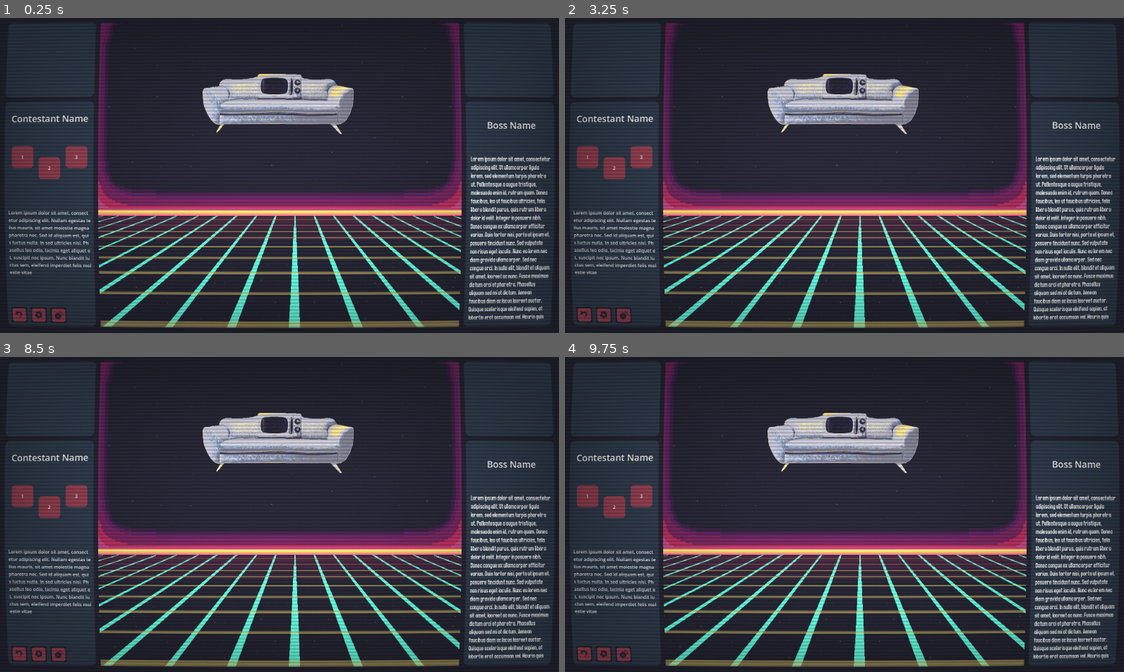
Above: before the commit, frames 1-4 (two rows, left to right).
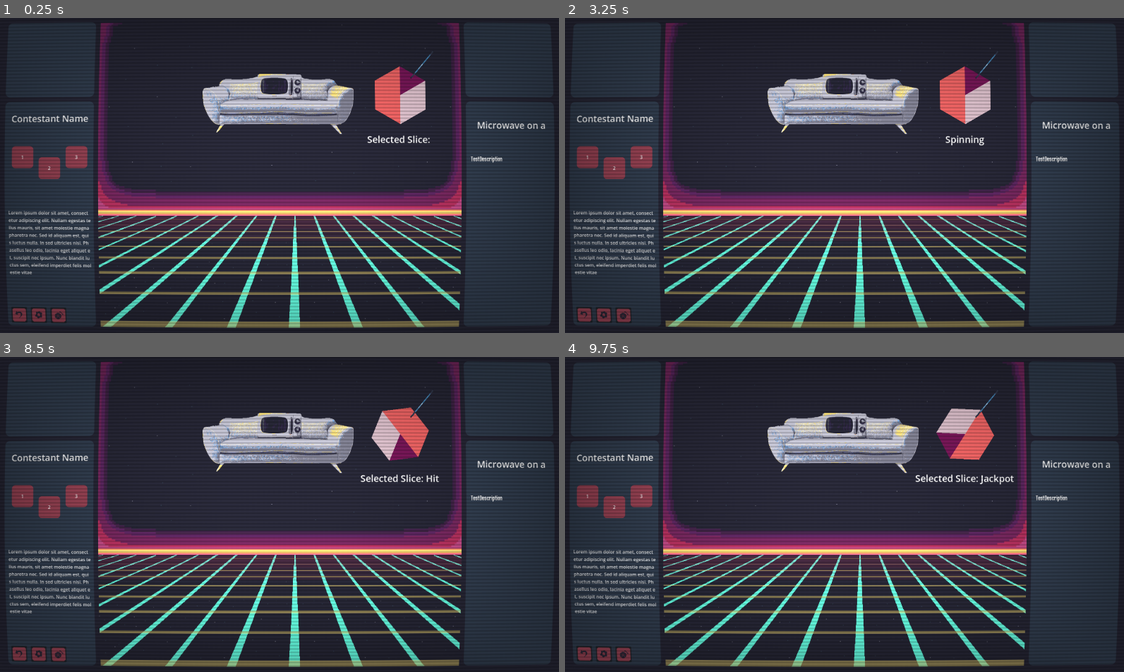
Above: after the commit, the same moments.

Repository: Dragos-F/spinner-autobattler
Game: Godot game, scene res://Scenes/MainScene.tscn
Two runs of this game, one before a commit and one after it. Both use one fixed random seed, a clock stepped at 60 frames per second and the inputs below. This scene is started directly instead of the project's main scene. The engine's default icon, where the game draws it, is replaced by a stand-in: a white triangle on a blue panel in a dark square.
Inputs (mouse positions are in pixels of both pictures, inside the frame that each line leads up to):
- Up to frame 1 (0.25 s): no input
- Up to frame 2 (3.25 s): click (576, 317) at 0.5 s; click (598, 317) at 1.25 s; click (615, 317) at 2 s; tap Enter at 2.75 s; move the mouse to (967, 159) at 2.77 s; hold D from 2.78 s (still down); tap Space at 3.02 s
- Up to frame 3 (8.5 s): move the mouse to (167, 530) at 3.52 s; release D at 3.53 s; hold A 3.53-4.28 s; tap Space at 3.77, 5.27, 6.02, 6.77, 8.27 s; move the mouse to (335, 445) at 4.27 s; hold D 4.28-5.78 s; move the mouse to (251, 577) at 5.02 s; move the mouse to (447, 561) at 5.77 s; hold A 5.78-8.03 s; move the mouse to (111, 467) at 6.52 s; move the mouse to (307, 514) at 7.27 s; move the mouse to (195, 435) at 8.02 s; hold D from 8.03 s (still down)
- Up to frame 4 (9.75 s): keep holding D; move the mouse to (967, 498) at 8.77 s; tap Space at 9.02 s; move the mouse to (732, 530) at 9.52 s

The runs differ from the first frame. In frame 1, 4.5% of the frame differs, in the area x 65-99%, y 11-96%; in frame 2, 4.4%; in frame 3, 4.5%; in frame 4, 4.6%, in the area x 62-99%, y 11-96%.

Commit message:
Added enemy item wielding, enemy wheel loading, wheel re-generating

Diff:
--- a/Resources/Enemies/Microwave_Sofa.tres
+++ b/Resources/Enemies/Microwave_Sofa.tres
@@ -3,11 +3,13 @@
 [ext_resource type="Script" uid="uid://d3x3oteco8a5u" path="res://Scripts/enemy_template.gd" id="1_kso0c"]
 [ext_resource type="Texture2D" uid="uid://cx68bm1vlukjy" path="res://VisualAssets/Enemies/MicrowaveSofa.png" id="1_uqq3l"]
 [ext_resource type="Script" uid="uid://bgfl1jrent3ce" path="res://Scripts/item_brain.gd" id="2_pnpky"]
+[ext_resource type="Resource" uid="uid://5dp5l67r3ha5" path="res://Resources/Items/EnemyItems/MicrowaveSofa_item.tres" id="3_117km"]
 
 [resource]
 script = ExtResource("1_kso0c")
 Name = "Microwave on a Sofa"
 BaseHealth = 100
+Items = Array[ExtResource("2_pnpky")]([ExtResource("3_117km")])
 Type = 1
 Description = "TestDescription"
 Catchphrase = "TestCatchphrase"
--- /dev/null
+++ b/Resources/Items/EnemyItems/MicrowaveSofa_item.tres
@@ -0,0 +1,13 @@
+[gd_resource type="Resource" script_class="WheelItem" format=3 uid="uid://5dp5l67r3ha5"]
+
+[ext_resource type="Script" uid="uid://bgfl1jrent3ce" path="res://Scripts/item_brain.gd" id="1_130i1"]
+[ext_resource type="Script" uid="uid://cy01mun5xvl48" path="res://Scripts/generic_slice.gd" id="2_nunor"]
+[ext_resource type="Resource" uid="uid://duwcyo1w1emwl" path="res://Resources/Slices/Stumble.tres" id="3_huij6"]
+[ext_resource type="Resource" uid="uid://brede0qqo48qf" path="res://Resources/Slices/Hit.tres" id="4_3tl0i"]
+[ext_resource type="Resource" uid="uid://do72kvdg7yc2d" path="res://Resources/Slices/Jackpot.tres" id="5_4kopo"]
+
+[resource]
+script = ExtResource("1_130i1")
+cooldown = 4.0
+stats = Array[ExtResource("2_nunor")]([ExtResource("3_huij6"), ExtResource("3_huij6"), ExtResource("4_3tl0i"), ExtResource("4_3tl0i"), ExtResource("4_3tl0i"), ExtResource("5_4kopo")])
+metadata/_custom_type_script = "uid://bgfl1jrent3ce"
--- a/Resources/Items/TShirtCannon.tres
+++ b/Resources/Items/TShirtCannon.tres
@@ -4,11 +4,10 @@
 [ext_resource type="Script" uid="uid://cy01mun5xvl48" path="res://Scripts/generic_slice.gd" id="2_6pwm2"]
 [ext_resource type="Resource" uid="uid://bwfmjjdlijcyo" path="res://Resources/Slices/Stun.tres" id="3_yjpd5"]
 [ext_resource type="Resource" uid="uid://duwcyo1w1emwl" path="res://Resources/Slices/Stumble.tres" id="4_af0qr"]
-[ext_resource type="Resource" uid="uid://bq224hmhyl22a" path="res://Resources/Slices/Backfire.tres" id="5_qmkdh"]
 [ext_resource type="Resource" uid="uid://brede0qqo48qf" path="res://Resources/Slices/Hit.tres" id="6_r34m8"]
 
 [resource]
 script = ExtResource("1_rkysw")
 cooldown = 4.0
-stats = Array[ExtResource("2_6pwm2")]([ExtResource("3_yjpd5"), ExtResource("4_af0qr"), ExtResource("5_qmkdh"), ExtResource("6_r34m8"), ExtResource("6_r34m8")])
+stats = Array[ExtResource("2_6pwm2")]([ExtResource("3_yjpd5"), ExtResource("4_af0qr"), ExtResource("4_af0qr"), ExtResource("6_r34m8"), ExtResource("6_r34m8"), ExtResource("6_r34m8")])
 metadata/_custom_type_script = "uid://bgfl1jrent3ce"
--- a/Scenes/MainScene.tscn
+++ b/Scenes/MainScene.tscn
@@ -14,6 +14,11 @@
 [ext_resource type="Script" uid="uid://beya8h2388uo2" path="res://Scripts/game_manager.gd" id="10_4b75m"]
 [ext_resource type="Script" uid="uid://crtclueovnj4u" path="res://enemy_collection.gd" id="12_xb4mg"]
 [ext_resource type="Resource" uid="uid://bjy2m67jaj3j8" path="res://Resources/EnemyCollections/all_enemies.tres" id="13_6t1o7"]
+[ext_resource type="Script" uid="uid://co8ysbawm4o60" path="res://Scripts/wheel_brain.gd" id="15_enc0b"]
+[ext_resource type="Script" uid="uid://d230cyej1mx4c" path="res://Scripts/spin_control.gd" id="15_hx8n4"]
+[ext_resource type="Resource" uid="uid://3up33ktrl02l" path="res://Resources/Items/Mop.tres" id="17_c1ier"]
+[ext_resource type="Script" uid="uid://b4s8obyrwa5gj" path="res://Scripts/template_slice.gd" id="17_i0j58"]
+[ext_resource type="Script" uid="uid://cbgxtbomb3nex" path="res://Scripts/wheel_clicker.gd" id="19_i0j58"]
 
 [sub_resource type="StyleBoxTexture" id="StyleBoxTexture_hk511"]
 texture = ExtResource("1_7rqgy")
@@ -38,6 +43,9 @@
 shader_parameter/vignette_intensity = 0.3
 shader_parameter/grille_amount = 0.10000000475
 shader_parameter/brightness_boost = 1.2
+
+[sub_resource type="RectangleShape2D" id="RectangleShape2D_c1ier"]
+size = Vector2(128, 128)
 
 [node name="Node2D" type="Node" unique_id=704281934]
 
@@ -313,7 +321,74 @@
 grow_vertical = 2
 mouse_filter = 2
 
-[node name="GameManager" type="Node" parent="." unique_id=1200465407 node_paths=PackedStringArray("EnemyDisplay")]
+[node name="GameManager" type="Node" parent="." unique_id=1200465407 node_paths=PackedStringArray("EnemyDisplay", "EnemyTitleText", "EnemyDescriptionText", "PrimaryEnemyWheel")]
 script = ExtResource("10_4b75m")
 EnemyDisplay = NodePath("../UIParent/CenterPlayArea/EnemyImage")
+EnemyTitleText = NodePath("../UIParent/EnemyDescription/VBoxContainer/Control/Label")
+EnemyDescriptionText = NodePath("../UIParent/EnemyDescription/VBoxContainer/Control2/Label")
 EnemyCollections = Array[ExtResource("12_xb4mg")]([ExtResource("13_6t1o7")])
+PrimaryEnemyWheel = NodePath("../Node2D2/EnemyWheel")
+
+[node name="Node2D2" type="Node2D" parent="." unique_id=902537917 node_paths=PackedStringArray("test_clicker")]
+position = Vector2(413, -275)
+script = ExtResource("15_hx8n4")
+WaitTime = 0.5
+test_clicker = NodePath("../WheelClicker")
+
+[node name="EnemyWheel" type="Node2D" parent="Node2D2" unique_id=1788761542 node_paths=PackedStringArray("slice_template")]
+script = ExtResource("15_enc0b")
+item = ExtResource("17_c1ier")
+slice_template = NodePath("TemplatePolygon2D")
+
+[node name="TemplatePolygon2D" type="Polygon2D" parent="Node2D2/EnemyWheel" unique_id=140865641 node_paths=PackedStringArray("own_collision")]
+script = ExtResource("17_i0j58")
+own_collision = NodePath("Area2D/CollisionPolygon2D")
+collision_color = PackedColorArray(1, 0, 0, 1, 0.72655874, 0.7192172, 1, 1)
+
+[node name="Area2D" type="Area2D" parent="Node2D2/EnemyWheel/TemplatePolygon2D" unique_id=1468526469]
+z_index = 1
+
+[node name="CollisionPolygon2D" type="CollisionPolygon2D" parent="Node2D2/EnemyWheel/TemplatePolygon2D/Area2D" unique_id=1117899060]
+
+[node name="WheelClicker" type="Sprite2D" parent="." unique_id=1744799749 node_paths=PackedStringArray("result")]
+position = Vector2(491.15253, -382.00003)
+rotation = -2.4423409
+scale = Vector2(0.04000002, 1)
+texture = ExtResource("7_xb4mg")
+script = ExtResource("19_i0j58")
+result = NodePath("../Label")
+
+[node name="Area2D" type="Area2D" parent="WheelClicker" unique_id=1632297489]
+
+[node name="CollisionShape2D" type="CollisionShape2D" parent="WheelClicker/Area2D" unique_id=2035141470]
+shape = SubResource("RectangleShape2D_c1ier")
+
+[node name="Label" type="Label" parent="." unique_id=1201779992]
+offset_left = 195.0
+offset_top = -185.0
+offset_right = 626.00006
+offset_bottom = -60.0
+theme_override_font_sizes/font_size = 32
+text = "Selected Slice: "
+horizontal_alignment = 1
+vertical_alignment = 1
+
+[connection signal="mouse_entered" from="Node2D2/EnemyWheel/TemplatePolygon2D/Area2D" to="Node2D2/EnemyWheel/TemplatePolygon2D" method="_on_area_2d_mouse_entered"]
+[connection signal="mouse_exited" from="Node2D2/EnemyWheel/TemplatePolygon2D/Area2D" to="Node2D2/EnemyWheel/TemplatePolygon2D" method="_on_area_2d_mouse_exited"]
+[connection signal="mouse_entered" from="Node2D2/EnemyWheel/@Node2D@49015/TemplatePolygon2D/Area2D" to="Node2D2/EnemyWheel/@Node2D@49015/TemplatePolygon2D" method="_on_area_2d_mouse_entered"]
+[connection signal="mouse_exited" from="Node2D2/EnemyWheel/@Node2D@49015/TemplatePolygon2D/Area2D" to="Node2D2/EnemyWheel/@Node2D@49015/TemplatePolygon2D" method="_on_area_2d_mouse_exited"]
+[connection signal="mouse_entered" from="Node2D2/EnemyWheel/@Node2D@49016/TemplatePolygon2D/Area2D" to="Node2D2/EnemyWheel/@Node2D@49016/TemplatePolygon2D" method="_on_area_2d_mouse_entered"]
+[connection signal="mouse_exited" from="Node2D2/EnemyWheel/@Node2D@49016/TemplatePolygon2D/Area2D" to="Node2D2/EnemyWheel/@Node2D@49016/TemplatePolygon2D" method="_on_area_2d_mouse_exited"]
+[connection signal="mouse_entered" from="Node2D2/EnemyWheel/@Node2D@49017/TemplatePolygon2D/Area2D" to="Node2D2/EnemyWheel/@Node2D@49017/TemplatePolygon2D" method="_on_area_2d_mouse_entered"]
+[connection signal="mouse_exited" from="Node2D2/EnemyWheel/@Node2D@49017/TemplatePolygon2D/Area2D" to="Node2D2/EnemyWheel/@Node2D@49017/TemplatePolygon2D" method="_on_area_2d_mouse_exited"]
+[connection signal="mouse_entered" from="Node2D2/EnemyWheel/@Node2D@49018/TemplatePolygon2D/Area2D" to="Node2D2/EnemyWheel/@Node2D@49018/TemplatePolygon2D" method="_on_area_2d_mouse_entered"]
+[connection signal="mouse_exited" from="Node2D2/EnemyWheel/@Node2D@49018/TemplatePolygon2D/Area2D" to="Node2D2/EnemyWheel/@Node2D@49018/TemplatePolygon2D" method="_on_area_2d_mouse_exited"]
+[connection signal="mouse_entered" from="Node2D2/EnemyWheel/@Node2D@49019/TemplatePolygon2D/Area2D" to="Node2D2/EnemyWheel/@Node2D@49019/TemplatePolygon2D" method="_on_area_2d_mouse_entered"]
+[connection signal="mouse_exited" from="Node2D2/EnemyWheel/@Node2D@49019/TemplatePolygon2D/Area2D" to="Node2D2/EnemyWheel/@Node2D@49019/TemplatePolygon2D" method="_on_area_2d_mouse_exited"]
+[connection signal="mouse_entered" from="Node2D2/EnemyWheel/@Node2D@49020/TemplatePolygon2D/Area2D" to="Node2D2/EnemyWheel/@Node2D@49020/TemplatePolygon2D" method="_on_area_2d_mouse_entered"]
+[connection signal="mouse_exited" from="Node2D2/EnemyWheel/@Node2D@49020/TemplatePolygon2D/Area2D" to="Node2D2/EnemyWheel/@Node2D@49020/TemplatePolygon2D" method="_on_area_2d_mouse_exited"]
+[connection signal="mouse_entered" from="Node2D2/EnemyWheel/@Node2D@49021/TemplatePolygon2D/Area2D" to="Node2D2/EnemyWheel/@Node2D@49021/TemplatePolygon2D" method="_on_area_2d_mouse_entered"]
+[connection signal="mouse_exited" from="Node2D2/EnemyWheel/@Node2D@49021/TemplatePolygon2D/Area2D" to="Node2D2/EnemyWheel/@Node2D@49021/TemplatePolygon2D" method="_on_area_2d_mouse_exited"]
+[connection signal="mouse_entered" from="Node2D2/EnemyWheel/@Node2D@49022/TemplatePolygon2D/Area2D" to="Node2D2/EnemyWheel/@Node2D@49022/TemplatePolygon2D" method="_on_area_2d_mouse_entered"]
+[connection signal="mouse_exited" from="Node2D2/EnemyWheel/@Node2D@49022/TemplatePolygon2D/Area2D" to="Node2D2/EnemyWheel/@Node2D@49022/TemplatePolygon2D" method="_on_area_2d_mouse_exited"]
+[connection signal="area_entered" from="WheelClicker/Area2D" to="WheelClicker" method="_on_area_2d_area_entered"]
--- a/Scenes/test_scene.tscn
+++ b/Scenes/test_scene.tscn
@@ -60,20 +60,20 @@
 
 [connection signal="mouse_entered" from="Node2D2/WheelTest/TemplatePolygon2D/Area2D" to="Node2D2/WheelTest/TemplatePolygon2D" method="_on_area_2d_mouse_entered"]
 [connection signal="mouse_exited" from="Node2D2/WheelTest/TemplatePolygon2D/Area2D" to="Node2D2/WheelTest/TemplatePolygon2D" method="_on_area_2d_mouse_exited"]
-[connection signal="mouse_entered" from="Node2D2/WheelTest/@Node2D@33450/TemplatePolygon2D/Area2D" to="Node2D2/WheelTest/@Node2D@33450/TemplatePolygon2D" method="_on_area_2d_mouse_entered"]
-[connection signal="mouse_exited" from="Node2D2/WheelTest/@Node2D@33450/TemplatePolygon2D/Area2D" to="Node2D2/WheelTest/@Node2D@33450/TemplatePolygon2D" method="_on_area_2d_mouse_exited"]
-[connection signal="mouse_entered" from="Node2D2/WheelTest/@Node2D@33451/TemplatePolygon2D/Area2D" to="Node2D2/WheelTest/@Node2D@33451/TemplatePolygon2D" method="_on_area_2d_mouse_entered"]
-[connection signal="mouse_exited" from="Node2D2/WheelTest/@Node2D@33451/TemplatePolygon2D/Area2D" to="Node2D2/WheelTest/@Node2D@33451/TemplatePolygon2D" method="_on_area_2d_mouse_exited"]
-[connection signal="mouse_entered" from="Node2D2/WheelTest/@Node2D@33452/TemplatePolygon2D/Area2D" to="Node2D2/WheelTest/@Node2D@33452/TemplatePolygon2D" method="_on_area_2d_mouse_entered"]
-[connection signal="mouse_exited" from="Node2D2/WheelTest/@Node2D@33452/TemplatePolygon2D/Area2D" to="Node2D2/WheelTest/@Node2D@33452/TemplatePolygon2D" method="_on_area_2d_mouse_exited"]
-[connection signal="mouse_entered" from="Node2D2/WheelTest/@Node2D@33453/TemplatePolygon2D/Area2D" to="Node2D2/WheelTest/@Node2D@33453/TemplatePolygon2D" method="_on_area_2d_mouse_entered"]
-[connection signal="mouse_exited" from="Node2D2/WheelTest/@Node2D@33453/TemplatePolygon2D/Area2D" to="Node2D2/WheelTest/@Node2D@33453/TemplatePolygon2D" method="_on_area_2d_mouse_exited"]
-[connection signal="mouse_entered" from="Node2D2/WheelTest/@Node2D@33454/TemplatePolygon2D/Area2D" to="Node2D2/WheelTest/@Node2D@33454/TemplatePolygon2D" method="_on_area_2d_mouse_entered"]
-[connection signal="mouse_exited" from="Node2D2/WheelTest/@Node2D@33454/TemplatePolygon2D/Area2D" to="Node2D2/WheelTest/@Node2D@33454/TemplatePolygon2D" method="_on_area_2d_mouse_exited"]
-[connection signal="mouse_entered" from="Node2D2/WheelTest/@Node2D@33455/TemplatePolygon2D/Area2D" to="Node2D2/WheelTest/@Node2D@33455/TemplatePolygon2D" method="_on_area_2d_mouse_entered"]
-[connection signal="mouse_exited" from="Node2D2/WheelTest/@Node2D@33455/TemplatePolygon2D/Area2D" to="Node2D2/WheelTest/@Node2D@33455/TemplatePolygon2D" method="_on_area_2d_mouse_exited"]
-[connection signal="mouse_entered" from="Node2D2/WheelTest/@Node2D@33456/TemplatePolygon2D/Area2D" to="Node2D2/WheelTest/@Node2D@33456/TemplatePolygon2D" method="_on_area_2d_mouse_entered"]
-[connection signal="mouse_exited" from="Node2D2/WheelTest/@Node2D@33456/TemplatePolygon2D/Area2D" to="Node2D2/WheelTest/@Node2D@33456/TemplatePolygon2D" method="_on_area_2d_mouse_exited"]
-[connection signal="mouse_entered" from="Node2D2/WheelTest/@Node2D@33457/TemplatePolygon2D/Area2D" to="Node2D2/WheelTest/@Node2D@33457/TemplatePolygon2D" method="_on_area_2d_mouse_entered"]
-[connection signal="mouse_exited" from="Node2D2/WheelTest/@Node2D@33457/TemplatePolygon2D/Area2D" to="Node2D2/WheelTest/@Node2D@33457/TemplatePolygon2D" method="_on_area_2d_mouse_exited"]
+[connection signal="mouse_entered" from="Node2D2/WheelTest/@Node2D@29074/TemplatePolygon2D/Area2D" to="Node2D2/WheelTest/@Node2D@29074/TemplatePolygon2D" method="_on_area_2d_mouse_entered"]
+[connection signal="mouse_exited" from="Node2D2/WheelTest/@Node2D@29074/TemplatePolygon2D/Area2D" to="Node2D2/WheelTest/@Node2D@29074/TemplatePolygon2D" method="_on_area_2d_mouse_exited"]
+[connection signal="mouse_entered" from="Node2D2/WheelTest/@Node2D@29075/TemplatePolygon2D/Area2D" to="Node2D2/WheelTest/@Node2D@29075/TemplatePolygon2D" method="_on_area_2d_mouse_entered"]
+[connection signal="mouse_exited" from="Node2D2/WheelTest/@Node2D@29075/TemplatePolygon2D/Area2D" to="Node2D2/WheelTest/@Node2D@29075/TemplatePolygon2D" method="_on_area_2d_mouse_exited"]
+[connection signal="mouse_entered" from="Node2D2/WheelTest/@Node2D@29076/TemplatePolygon2D/Area2D" to="Node2D2/WheelTest/@Node2D@29076/TemplatePolygon2D" method="_on_area_2d_mouse_entered"]
+[connection signal="mouse_exited" from="Node2D2/WheelTest/@Node2D@29076/TemplatePolygon2D/Area2D" to="Node2D2/WheelTest/@Node2D@29076/TemplatePolygon2D" method="_on_area_2d_mouse_exited"]
+[connection signal="mouse_entered" from="Node2D2/WheelTest/@Node2D@29077/TemplatePolygon2D/Area2D" to="Node2D2/WheelTest/@Node2D@29077/TemplatePolygon2D" method="_on_area_2d_mouse_entered"]
+[connection signal="mouse_exited" from="Node2D2/WheelTest/@Node2D@29077/TemplatePolygon2D/Area2D" to="Node2D2/WheelTest/@Node2D@29077/TemplatePolygon2D" method="_on_area_2d_mouse_exited"]
+[connection signal="mouse_entered" from="Node2D2/WheelTest/@Node2D@29078/TemplatePolygon2D/Area2D" to="Node2D2/WheelTest/@Node2D@29078/TemplatePolygon2D" method="_on_area_2d_mouse_entered"]
+[connection signal="mouse_exited" from="Node2D2/WheelTest/@Node2D@29078/TemplatePolygon2D/Area2D" to="Node2D2/WheelTest/@Node2D@29078/TemplatePolygon2D" method="_on_area_2d_mouse_exited"]
+[connection signal="mouse_entered" from="Node2D2/WheelTest/@Node2D@29079/TemplatePolygon2D/Area2D" to="Node2D2/WheelTest/@Node2D@29079/TemplatePolygon2D" method="_on_area_2d_mouse_entered"]
+[connection signal="mouse_exited" from="Node2D2/WheelTest/@Node2D@29079/TemplatePolygon2D/Area2D" to="Node2D2/WheelTest/@Node2D@29079/TemplatePolygon2D" method="_on_area_2d_mouse_exited"]
+[connection signal="mouse_entered" from="Node2D2/WheelTest/@Node2D@29080/TemplatePolygon2D/Area2D" to="Node2D2/WheelTest/@Node2D@29080/TemplatePolygon2D" method="_on_area_2d_mouse_entered"]
+[connection signal="mouse_exited" from="Node2D2/WheelTest/@Node2D@29080/TemplatePolygon2D/Area2D" to="Node2D2/WheelTest/@Node2D@29080/TemplatePolygon2D" method="_on_area_2d_mouse_exited"]
+[connection signal="mouse_entered" from="Node2D2/WheelTest/@Node2D@29081/TemplatePolygon2D/Area2D" to="Node2D2/WheelTest/@Node2D@29081/TemplatePolygon2D" method="_on_area_2d_mouse_entered"]
+[connection signal="mouse_exited" from="Node2D2/WheelTest/@Node2D@29081/TemplatePolygon2D/Area2D" to="Node2D2/WheelTest/@Node2D@29081/TemplatePolygon2D" method="_on_area_2d_mouse_exited"]
 [connection signal="area_entered" from="WheelClicker/Area2D" to="WheelClicker" method="_on_area_2d_area_entered"]
--- a/Scripts/game_manager.gd
+++ b/Scripts/game_manager.gd
@@ -1,9 +1,12 @@
 extends Node
 
 @export var EnemyDisplay:TextureRect
+@export var EnemyTitleText:Label
+@export var EnemyDescriptionText:Label
 
 @export var EnemyCollections:Array[EnemyCollection]
 @export var ActiveEnemyCollection:int=0
+@export var PrimaryEnemyWheel:Wheel
 var StageNumber:int=0
 
 # Called when the node enters the scene tree for the first time.
@@ -20,6 +23,12 @@
 	var currentcollection = EnemyCollections[ActiveEnemyCollection]
 	LoadEnemy(currentcollection.Contents.pick_random())
 
+var ActiveEnemy
+
 func LoadEnemy(enemy:Enemy):
 	print("loadenemy")
+	ActiveEnemy = enemy
+	PrimaryEnemyWheel.UpdateWheel(enemy.Items[0])
+	EnemyTitleText.text = enemy.Name
+	EnemyDescriptionText.text = enemy.Description
 	EnemyDisplay.texture = enemy.Graphic
--- a/Scripts/wheel_brain.gd
+++ b/Scripts/wheel_brain.gd
@@ -7,10 +7,65 @@
 @onready var wheel_size:int
 @export var wheel_scale = Vector2(10,10)
 @export var slice_template:PresetSlice
+
+var slice_parent
+var temp_slice:PresetSlice
 # Called when the node enters the scene tree for the first time.
 func _ready() -> void:
-	var slice_parent = Node2D.new()
-	var temp_slice:PresetSlice = slice_template.duplicate()
+	if item == null:
+		print("no item assigned")
+	else:
+		generatewheel()
+		"""
+		wheel_size = item.stats.size()
+		var angle = 2*PI/wheel_size
+		#print ("Angle:"+str(angle))
+		var a = Vector2(0,-10)
+		var bx:float
+		var by:float
+
+		by = (pow(a.length(),2)*cos(angle))/a.y
+		#print (by)
+		bx = sqrt(pow(a.length(),2)-(pow(by,2)))
+		#print (bx)
+		var b = Vector2(bx,by)
+		#print (b.angle_to(a))
+		temp_slice.polygon = [position,a,b]
+		temp_slice.new_shape(position, a, b)
+		temp_slice.scale = wheel_scale
+
+		for i in wheel_size: #ITERATION WHERE YOU CAN MODIFY THE SLICE BEFORE IT'S MADEE
+			var perm_slice = slice_parent.duplicate()
+			add_child(perm_slice)
+			perm_slice.rotate(angle*(i+1))
+			var copied_slice:PresetSlice = perm_slice.get_child(0)
+			copied_slice.slice_type = item.stats[i] #bit roundabout, but seemingly the duplication would not copy the resource with it so now we're heree
+			if item.stats[i].visual !=null:
+				copied_slice.texture = item.stats[i].visual
+			else:
+				copied_slice.color = item.stats[i].colour
+			"""
+			#print("Iterated once")
+			#var new_temp_slice = slice_parent.duplicate()
+			#var new_polygon = new_temp_slice.get_child(0)
+			#new_polygon.color = item.stats[i].colour
+			#add_child(new_temp_slice)
+			#new_temp_slice.rotate(angle*(i+1))
+func UpdateWheel(newitem:WheelItem):
+	item = newitem
+	generatewheel()
+	pass
+
+
+func generatewheel():
+	if slice_parent == null:
+		slice_parent = Node2D.new()
+	else:
+		print("slice parent already exists, purging")
+		for n in slice_parent.get_children():
+			slice_parent.remove_child(n)
+			n.queue_free()
+	temp_slice = slice_template.duplicate()
 	slice_parent.add_child(temp_slice)
 	wheel_size = item.stats.size()
 	var angle = 2*PI/wheel_size
@@ -39,14 +94,6 @@
 			copied_slice.texture = item.stats[i].visual
 		else:
 			copied_slice.color = item.stats[i].colour
-
-		#print("Iterated once")
-		#var new_temp_slice = slice_parent.duplicate()
-		#var new_polygon = new_temp_slice.get_child(0)
-		#new_polygon.color = item.stats[i].colour
-		#add_child(new_temp_slice)
-		#new_temp_slice.rotate(angle*(i+1))
-
 # Called every frame. 'delta' is the elapsed time since the previous frame.
 func _process(delta: float) -> void:
 	pass
